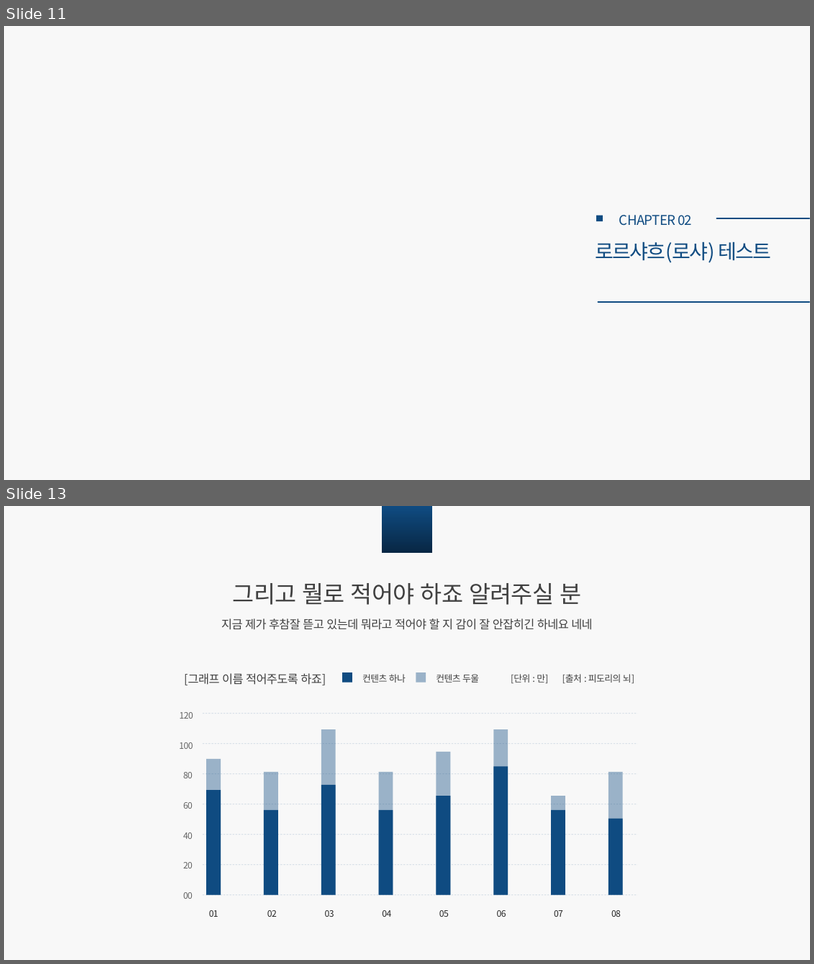
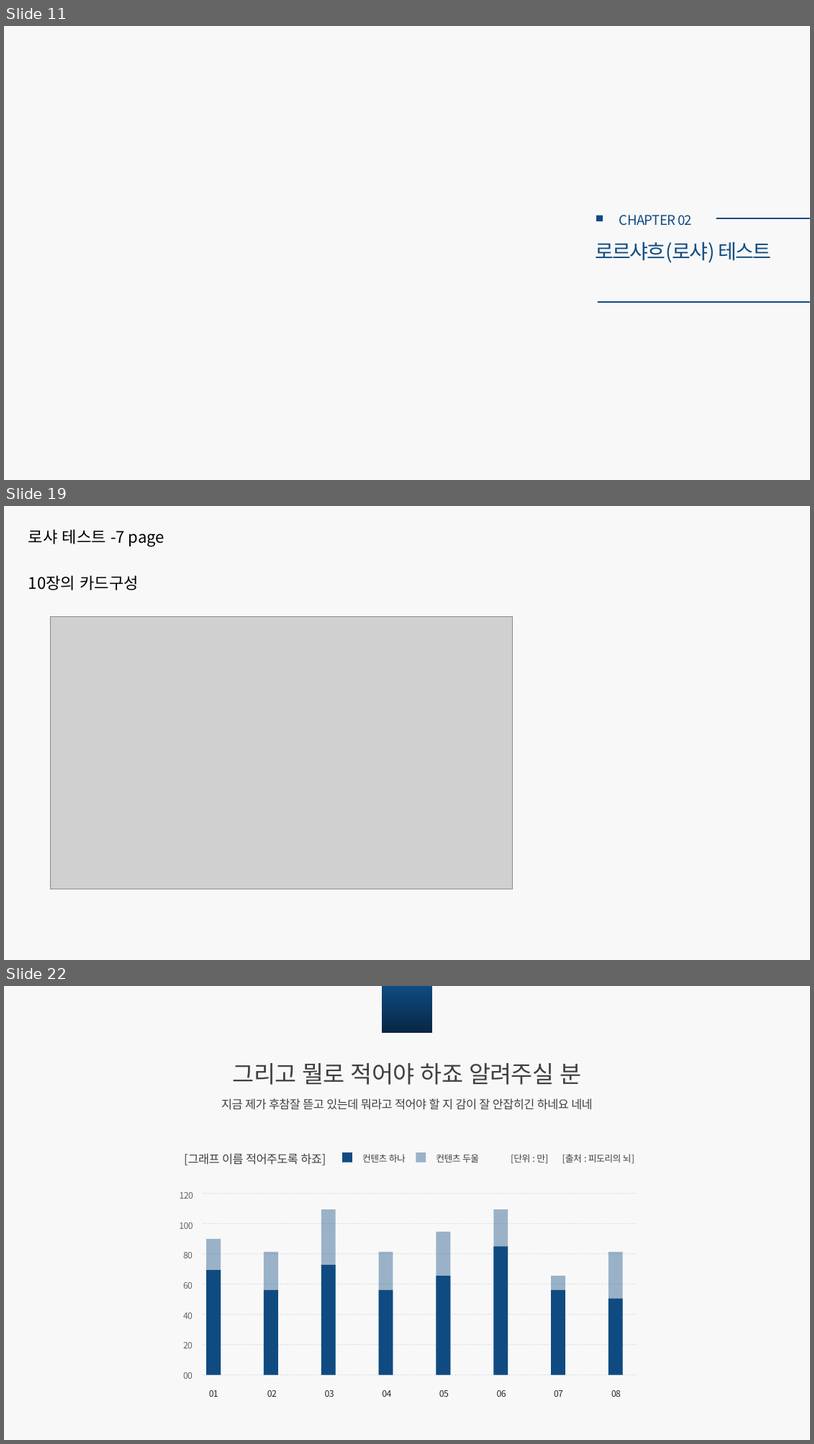
Before and after one commit to CUTE-MOONDO/growing-flowers, a slide deck: 로샤논문.pptx. Shown one above the other, each under a label of ours: slides 11 and 13 before the commit, slides 11, 19 and 22 after it; the slides between them are not shown. The pictures are 814x964 and 814x1444 pixels, drawn with LibreOffice and Linux fonts; fonts in the diff are those of the drawing; grey boxes stand for pictures. Boxes give left, top, right and bottom in pixels: in the first picture for what was removed or moved away, otherwise in the second. Text is boxed around its words. In the diff, an @@ line names an element or a change of style, - is before the commit and + after.

```diff
--- a/로샤논문.pptx
+++ b/로샤논문.pptx
@@ slide 19 added at (4,506,810,960), background #F8F8F8 @@
@@ text added at (28,529,165,547), 19 pt, text #000000 @@
+로샤 테스트 -7 page
@@ text added at (28,575,138,590), 19 pt, text #000000 @@
+10장의 카드구성
@@ picture added at (50,617,513,889) @@
@@ what was slide 13 is now slide 22 @@
```
Also in this commit, not shown: 1 slide changed, 8 other slides added.
